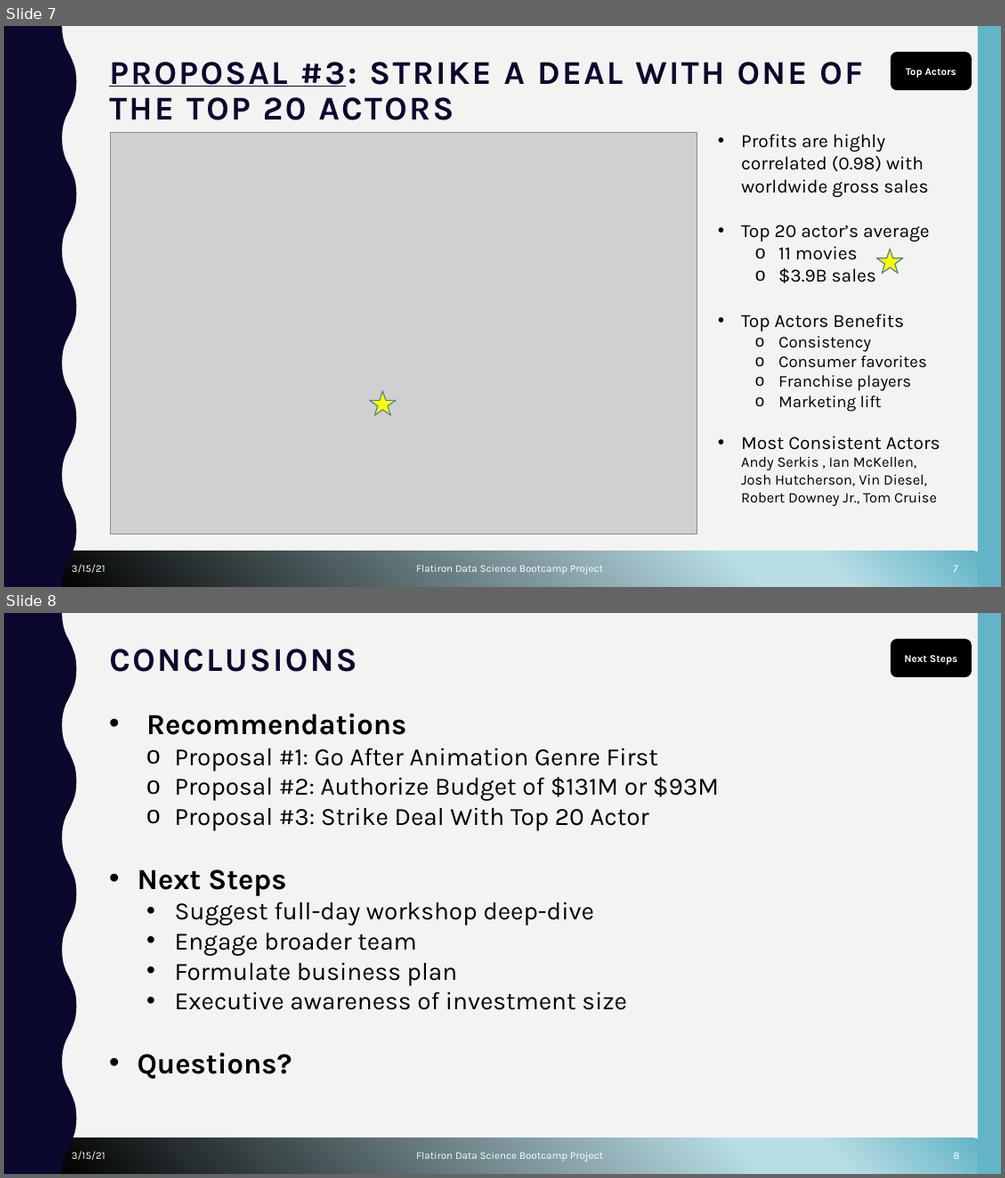
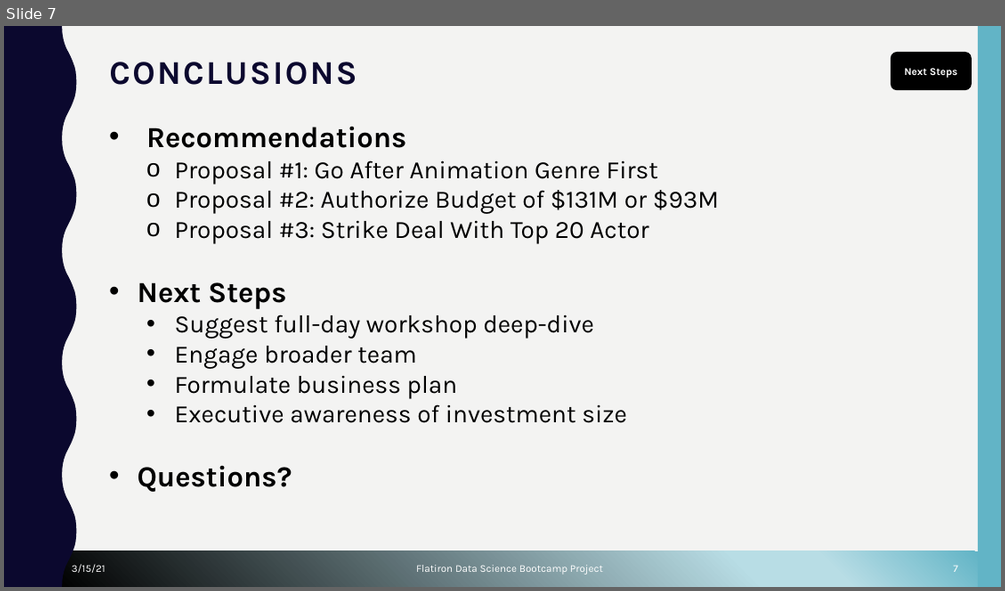
Before and after one commit to cutterback/p02-home-sales-predictive-project, a slide deck: Seattle_Home_Price_Predictive_Model.pptx. Shown one above the other, each under a label of ours: slides 7 and 8 before the commit, slide 7 after it. The pictures are 1005x1178 and 1005x591 pixels, drawn with LibreOffice and Linux fonts; fonts in the diff are those of the drawing; grey boxes stand for pictures; background and template pictures are left out. Boxes give left, top, right and bottom in pixels: in the first picture for what was removed or moved away, otherwise in the second. Text is boxed around its words. In the diff, an @@ line names an element or a change of style, - is before the commit and + after.

```diff
--- a/Seattle_Home_Price_Predictive_Model.pptx
+++ b/Seattle_Home_Price_Predictive_Model.pptx
@@ slide 7 removed at [4,26,1001,587], background #F3F3F2; not listed: 3 template elements that a slide beside it also shows @@
@@ rounded rectangle removed at [890,52,971,90] @@
-Top Actors
@@ title removed at [109,62,862,120] @@
-PROPOSAL #3: STRIKE A DEAL WITH ONE OF THE TOP 20 ACTORS
@@ picture removed at [110,132,697,534] @@
@@ text removed at [741,134,940,506] @@
-• Profits are highly correlated (0.98) with worldwide gross sales
-• Top 20 actor’s average
-  o 11 movies
-  o $3.9B sales
-• Top Actors Benefits
-  o Consistency
-  o Consumer favorites
-  o Franchise players
-  o Marketing lift
-• Most Consistent Actors Andy Serkis , Ian McKellen, Josh Hutcherson, Vin Diesel, Robert Downey Jr., Tom Cruise
@@ star removed at [877,248,903,273] @@
@@ star removed at [370,391,396,416] @@
@@ text removed at [72,564,105,572] @@
-3/15/21
@@ text removed at [416,564,603,574] @@
-Flatiron Data Science Bootcamp Project
@@ page number removed at [953,565,957,572] @@
-7
@@ what was slide 8 is now slide 7 @@
@@ page number at [953,565,957,572]: text changed @@
-8
+7
```
Also in this commit, not shown: 1 slide changed, 1 slide added, 1 other slide removed, 1 other file.
